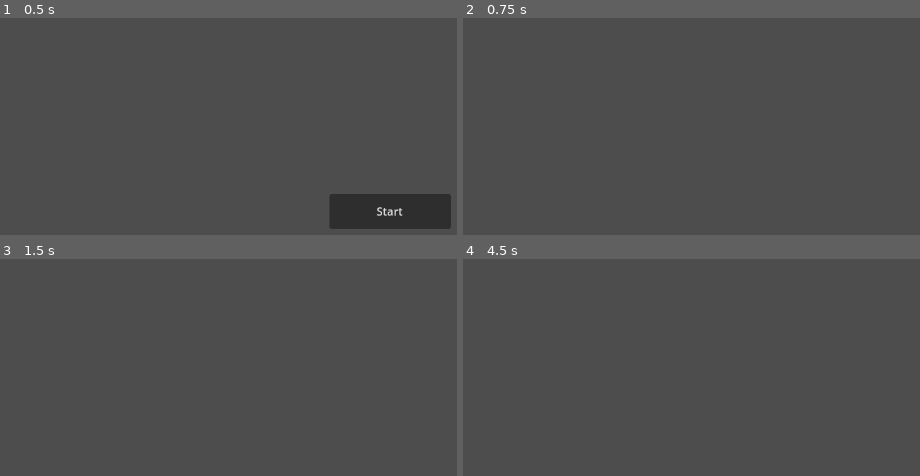
Above: before the commit, frames 1-4 (two rows, left to right).
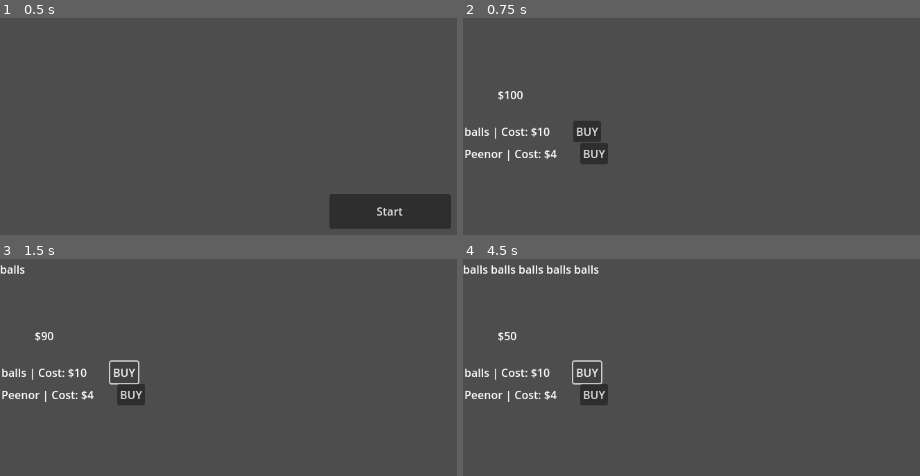
Above: after the commit, the same moments.

Repository: hottpants/punchgame
Game: Godot game, scene res://Scenes/button_menu.tscn
The game is run twice, just before and just after one commit, with the same random seed, the same clock (stepped at 60 frames per second) and the same inputs.
Inputs (mouse positions are in pixels of both pictures, inside the frame that each line leads up to):
- Up to frame 1 (0.5 s): no input
- Up to frame 2 (0.75 s): click "Start" at 0.5 s
- Up to frame 3 (1.5 s): click (123, 371) at 1.25 s, where only the run after the commit has a clickable "BUY"
- Up to frame 4 (4.5 s): click (586, 371) at 2 s, where only the run after the commit has a clickable "BUY"; click (586, 371) at 2.75 s, where only the run after the commit has a clickable "BUY"; tap Enter at 3.5 s; tap Space at 4.25 s

Frame 1 is identical in both runs. In frame 2, 2.0% of the frame differs, in the area x 0-32%, y 33-68%; in frame 3, 1.8%; in frame 4, 2.3%, in the area x 0-32%, y 2-68%.

Commit message:
Working template for the shop prototype
We can start to fill out the names of stuff to things picked from arrays in order to build a POOL of items

Diff:
--- /dev/null
+++ b/Scenes/Item.tscn
@@ -0,0 +1,22 @@
+[gd_scene load_steps=2 format=3 uid="uid://ulc7of288twl"]
+
+[ext_resource type="Script" uid="uid://dtl3stfgkkeny" path="res://Scripts/shop_item.gd" id="1_3r01x"]
+
+[node name="ShopItem" type="Node2D" node_paths=PackedStringArray("label", "button")]
+script = ExtResource("1_3r01x")
+label = NodePath("Item/ItemName")
+button = NodePath("Item/BuyButton")
+metadata/_custom_type_script = "uid://dtl3stfgkkeny"
+
+[node name="Item" type="HBoxContainer" parent="."]
+alignment = 1
+
+[node name="ItemName" type="Label" parent="Item"]
+layout_mode = 2
+text = "Item 1 | Cost: $0       "
+
+[node name="BuyButton" type="Button" parent="Item"]
+layout_mode = 2
+text = "BUY"
+
+[connection signal="pressed" from="Item/BuyButton" to="." method="_on_buy_button_pressed"]
--- /dev/null
+++ b/Scenes/shop.tscn
@@ -0,0 +1,31 @@
+[gd_scene load_steps=3 format=3 uid="uid://dtfw0n83xox4f"]
+
+[ext_resource type="Script" uid="uid://brrj4xn0272m0" path="res://Scripts/shop.gd" id="1_a0mxf"]
+[ext_resource type="PackedScene" uid="uid://ulc7of288twl" path="res://Scenes/Item.tscn" id="2_2shtd"]
+
+[node name="shop" type="Node2D"]
+script = ExtResource("1_a0mxf")
+cash = 100
+
+[node name="VBoxContainer" type="VBoxContainer" parent="."]
+offset_left = 2.0
+offset_top = 154.0
+offset_right = 203.0
+offset_bottom = 194.0
+
+[node name="Item" parent="VBoxContainer" instance=ExtResource("2_2shtd")]
+
+[node name="Item2" parent="VBoxContainer" instance=ExtResource("2_2shtd")]
+position = Vector2(0, 32)
+
+[node name="Cash" type="Label" parent="."]
+offset_left = 50.0
+offset_top = 105.0
+offset_right = 109.0
+offset_bottom = 128.0
+text = "MONEY"
+
+[node name="ItemContainer" type="HBoxContainer" parent="."]
+offset_top = 1.0
+offset_right = 1150.0
+offset_bottom = 41.0
--- a/Scripts/balls_button.gd
+++ /dev/null
@@ -1,16 +0,0 @@
-extends Node2D
-
-
-# Called when the node enters the scene tree for the first time.
-func _ready() -> void:
-	pass # Replace with function body.
-
-
-# Called every frame. 'delta' is the elapsed time since the previous frame.
-func _process(delta: float) -> void:
-	pass
-
-
-func _on_pressed() -> void:
-	print("BALLS")
-	pass # Replace with function body.
--- a/Scripts/button_menu.gd
+++ b/Scripts/button_menu.gd
@@ -12,5 +12,5 @@
 
 
 func _on_big_button_pressed() -> void:
-	get_tree().change_scene_to_file("res://Scenes/game.tscn")
+	get_tree().change_scene_to_file("res://Scenes/shop.tscn")
 	pass # Replace with function body.
--- /dev/null
+++ b/Scripts/shop.gd
@@ -0,0 +1,32 @@
+extends Node2D
+
+@export var cash : int
+
+# Called when the node enters the scene tree for the first time.
+
+func _ready() -> void:
+	var shop_item1 = $VBoxContainer/Item
+	var shop_item2 = $VBoxContainer/Item2
+
+	shop_item1._set_stats("balls", 10)
+	shop_item2._set_stats("Peenor", 4)
+	$VBoxContainer/Item.connect("decreaseMoney", buy_item)
+	$VBoxContainer/Item2.connect("decreaseMoney", buy_item)
+
+func buy_item(itemName, cost):
+	if((cash - cost) >= 0):
+		cash -= cost
+		var newItem = Label.new()
+		newItem.text = itemName
+		$ItemContainer.add_child(newItem)
+	else:
+		print("Get your money up, not your funny up!")
+
+
+
+
+# Called every frame. 'delta' is the elapsed time since the previous frame.
+func _process(delta: float) -> void:
+	var cash_label = $Cash
+	cash_label.text = "$" + str(cash)
+	pass
--- /dev/null
+++ b/Scripts/shop_item.gd
@@ -0,0 +1,27 @@
+extends Node2D
+class_name ShopItem
+
+signal decreaseMoney(itemName, cost)
+
+@export var itemName : String
+@export var label : Label
+@export var cost : int
+@export var button : Button
+
+func _ready() -> void:
+	pass
+
+
+func _set_stats(new_name : String, new_cost : int):
+	itemName = new_name
+	cost = new_cost
+	label.text = itemName + " | Cost: $" + str(cost) + "       "
+
+
+
+
+
+
+
+func _on_buy_button_pressed() -> void:
+	decreaseMoney.emit(itemName, cost)
Not shown, removed: Scripts/balls_button.gd.uid
Not shown, added: Scripts/shop.gd.uid
Not shown, added: Scripts/shop_item.gd.uid
Not shown, added: Scenes/shop.tscn11553477628.tmp
Not shown, added: Scenes/shop.tscn6155555334.tmp
Not shown, added: Scenes/shop.tscn9594466756.tmp
Not shown, added: Scenes/shop.tscn9608126179.tmp
